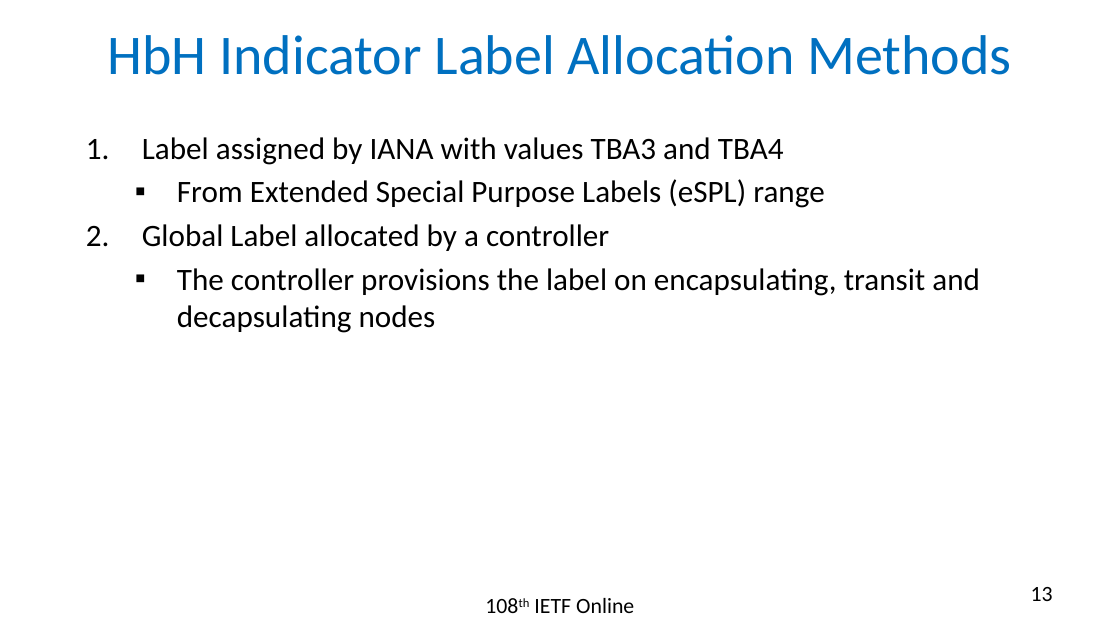
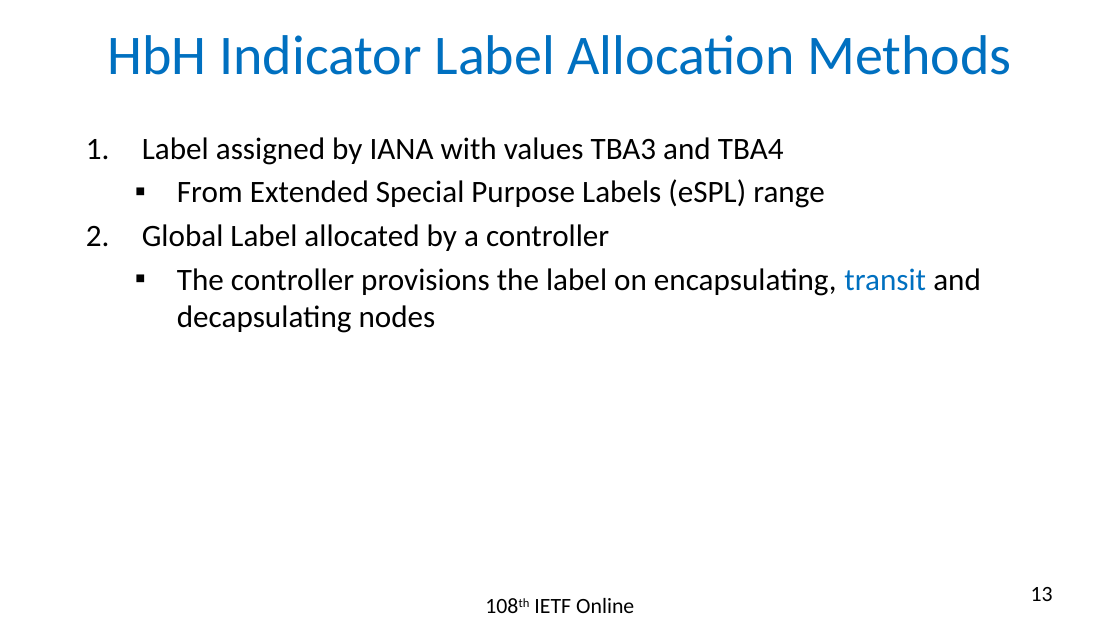
Before and after one commit to rakgandhi/ietf-slides, a slide deck: slide 13 of draft-gandhi-mpls-ioam-sr-02.pptx. Drawn at 1120x630 pixels with LibreOffice and Linux fonts; fonts in the diff are those of the drawing. Boxes give left, top, right and bottom in pixels: in the first picture for what was removed or moved away, otherwise in the second. Text is boxed around its words. In the diff, an @@ line names an element or a change of style, - is before the commit and + after.

```diff
--- a/draft-gandhi-mpls-ioam-sr-02.pptx
+++ b/draft-gandhi-mpls-ioam-sr-02.pptx
@@ text at [177, 268, 981, 333]: text colour #000000 to #0070C0 in "transit" @@
```
Also in this commit, not shown: 4 other slides changed, 1 other file.
